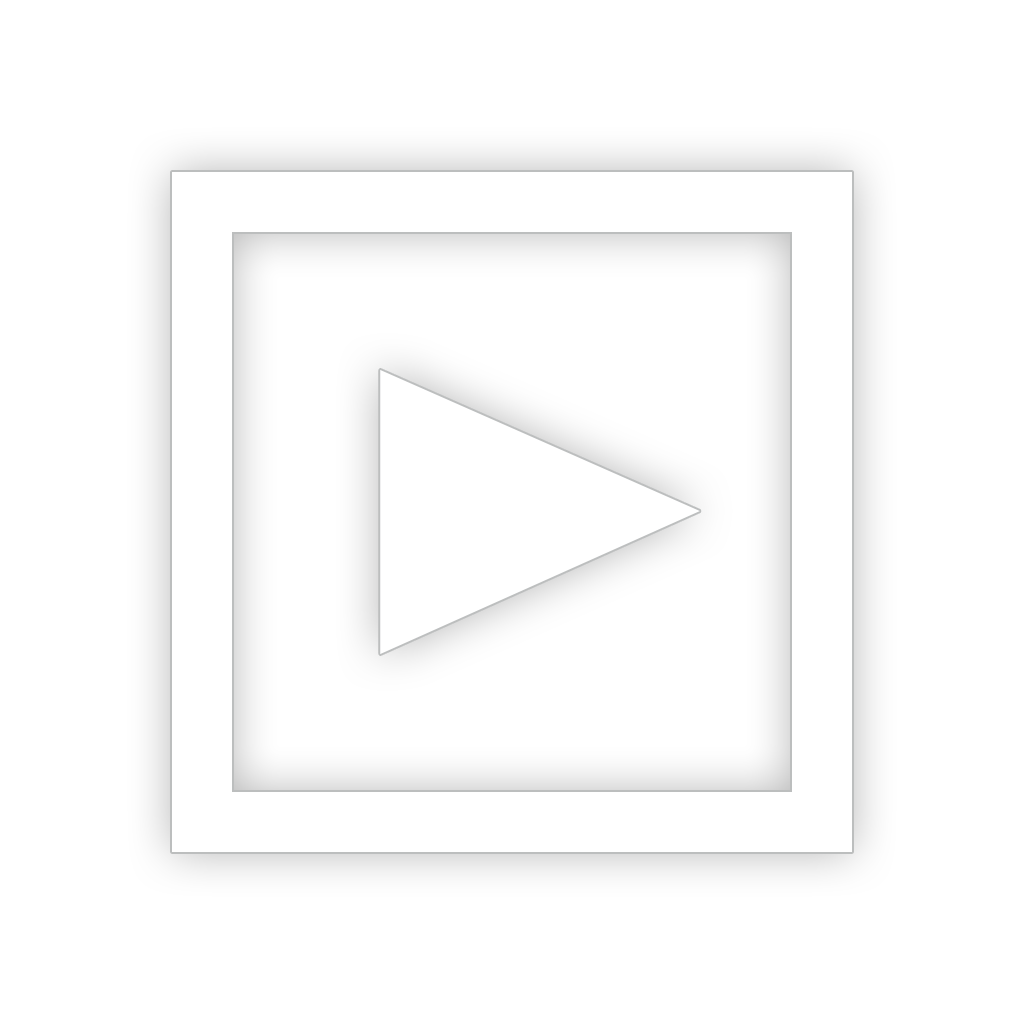
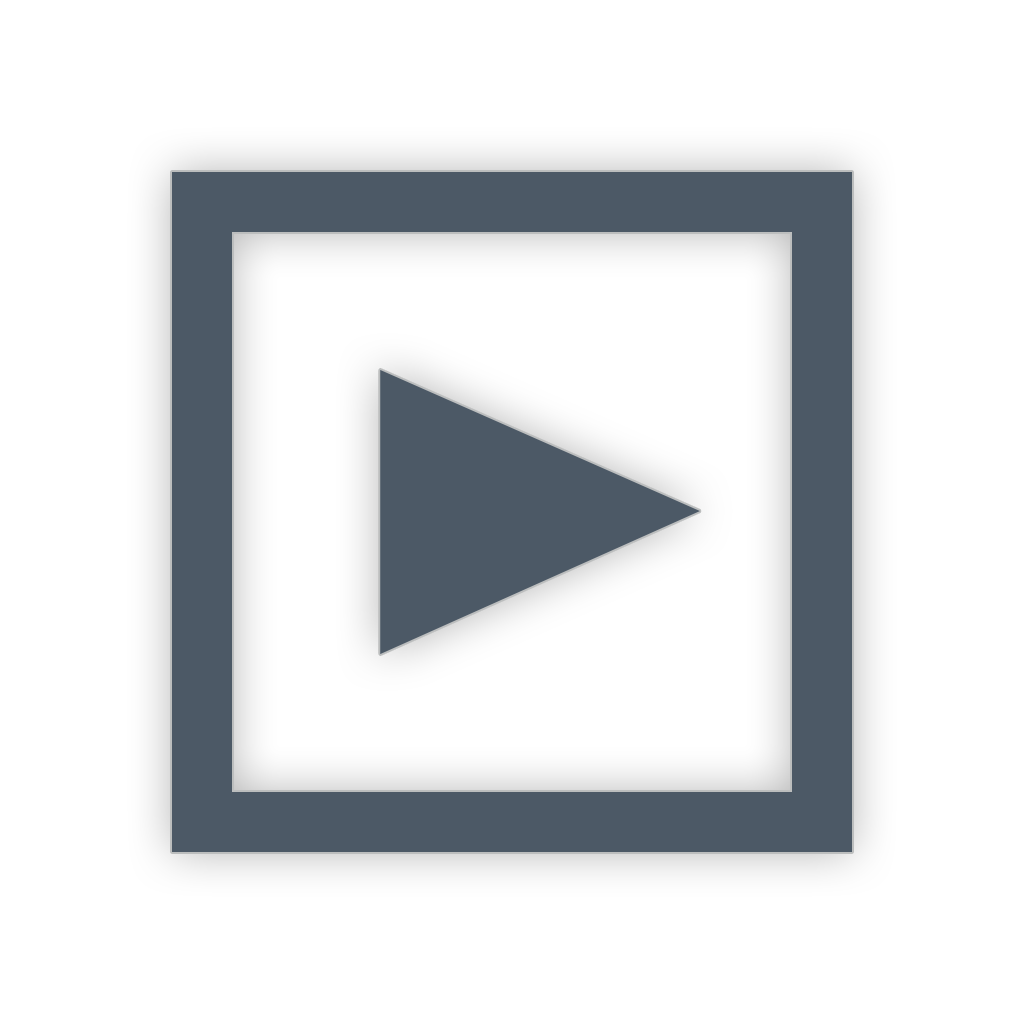
Before/after of a w=1024, h=1024 layered artwork. What changed in the layer stack:
painted on "Shape 1" over [172,172,852,852]
